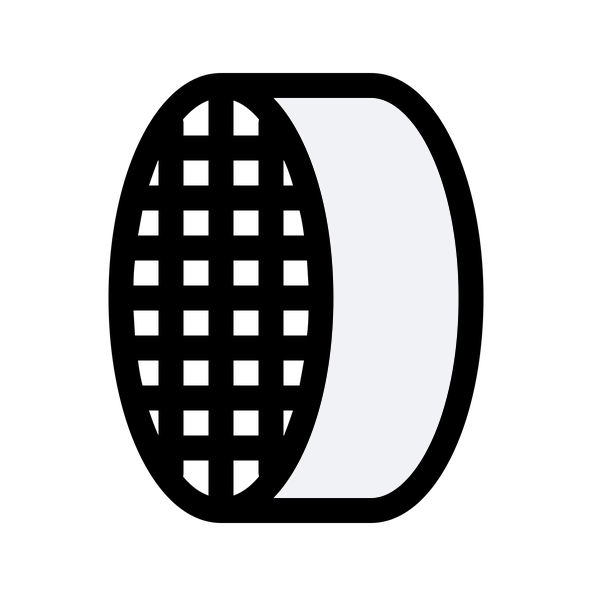
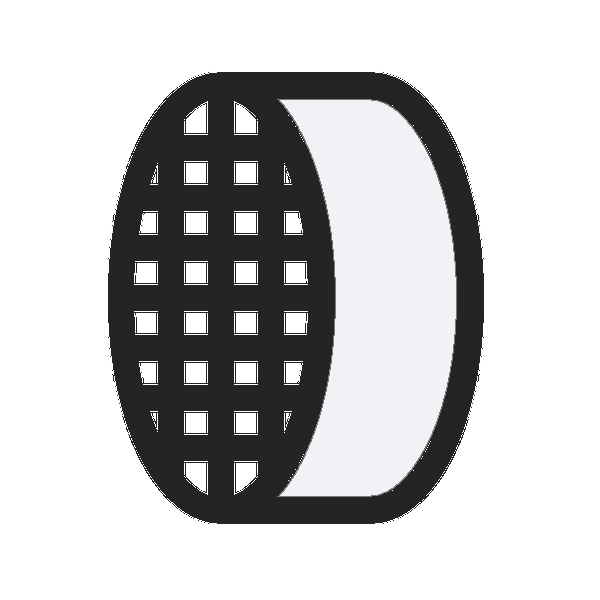
Layer changes from the first 600 × 600 image to the second:
added layer "Layer 0 copy" above "Layer 0" over [108, 72, 484, 524]
hid "Layer 0" over [108, 72, 484, 524]
